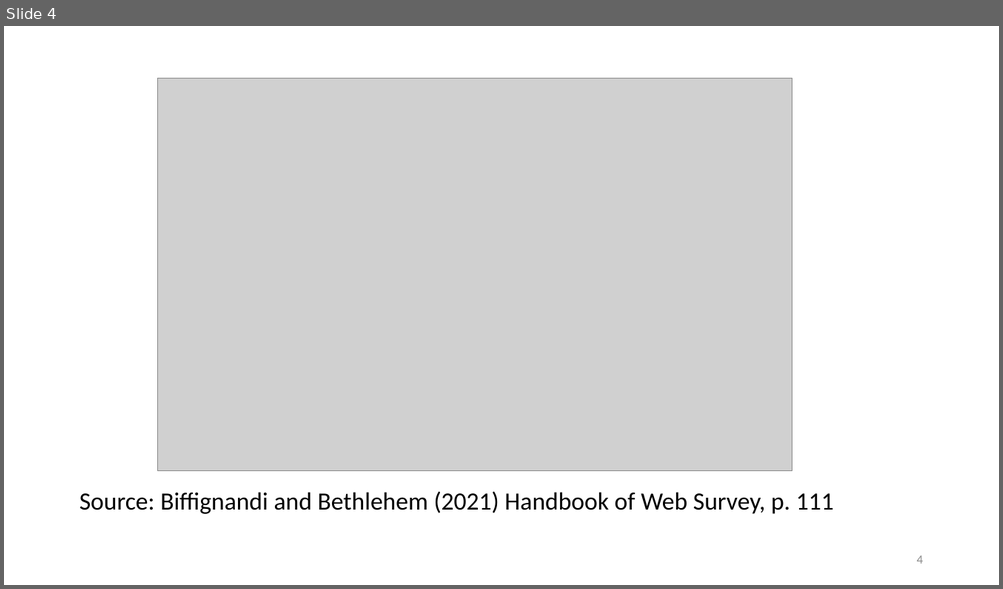
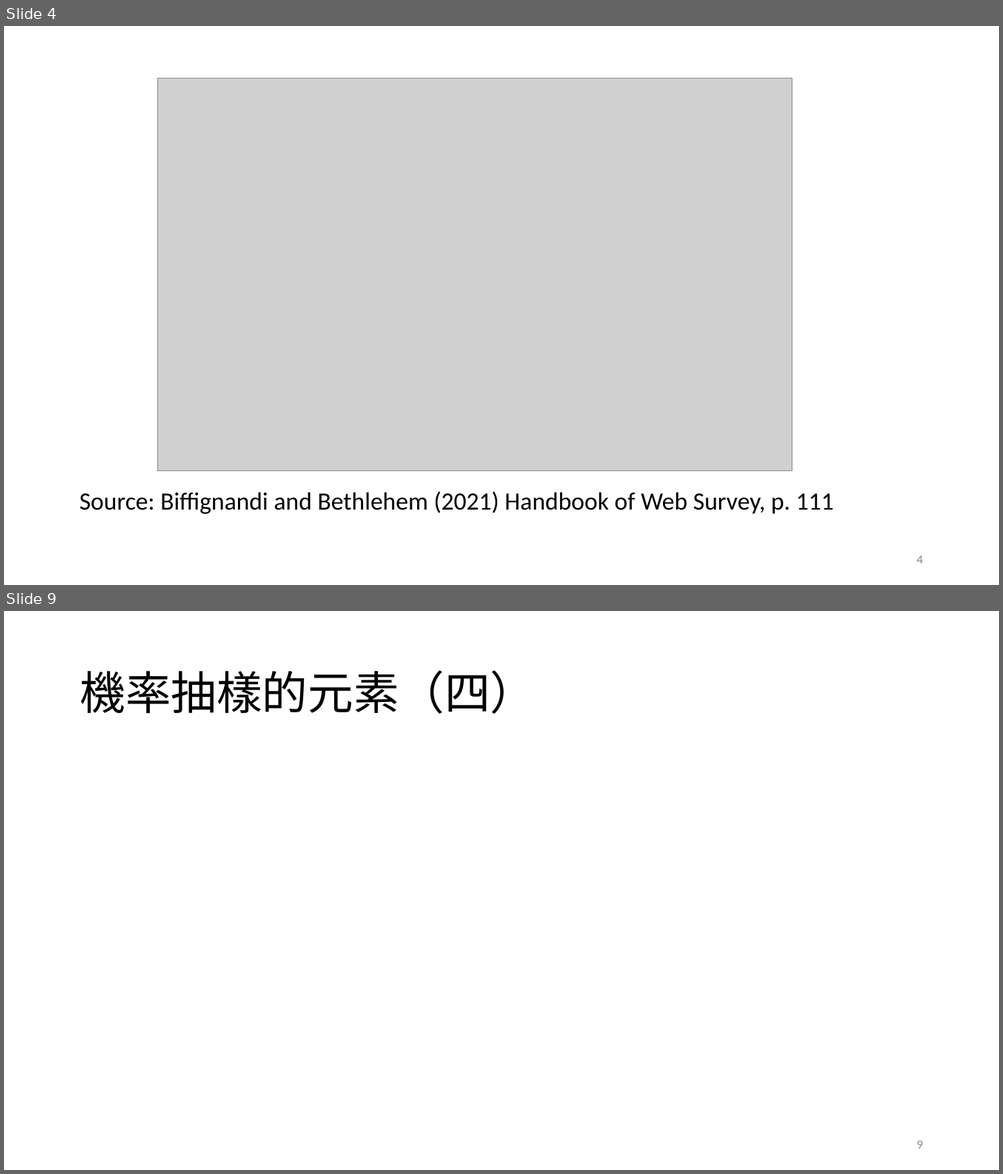
Before and after one commit to TsaiChiahung/PublicOpinion2026, a slide deck: 投影片/民意與調查Week5.pptx. Shown one above the other, each under a label of ours: slide 4 before the commit, slides 4 and 9 after it; the slides between them are not shown. The pictures are 1003x589 and 1003x1174 pixels, drawn with LibreOffice and Linux fonts; fonts in the diff are those of the drawing; grey boxes stand for pictures. Boxes give left, top, right and bottom in pixels: in the first picture for what was removed or moved away, otherwise in the second. Text is boxed around its words. In the diff, an @@ line names an element or a change of style, - is before the commit and + after.

```diff
--- a/投影片/民意與調查Week5.pptx
+++ b/投影片/民意與調查Week5.pptx
@@ slide 9 added at bbox=[4, 611, 999, 1170], background #FFFFFF @@
@@ title added at bbox=[79, 670, 535, 714], 44 pt, text #000000 @@
+機率抽樣的元素（四）
@@ page number added at bbox=[916, 1141, 922, 1149], 12 pt, text #8C8C8C @@
+9
```
Also in this commit, not shown: 2 slides changed, 5 other slides added.
